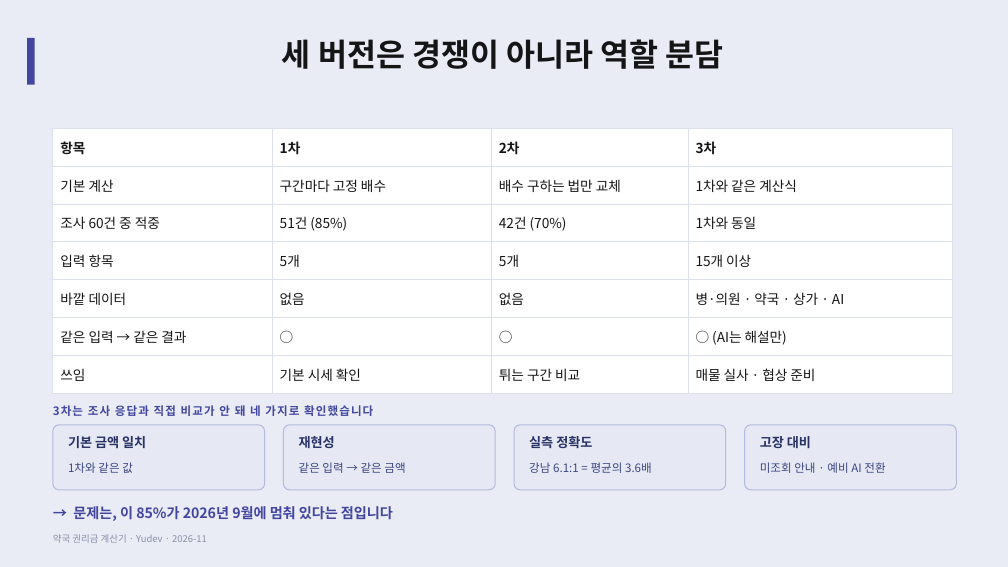
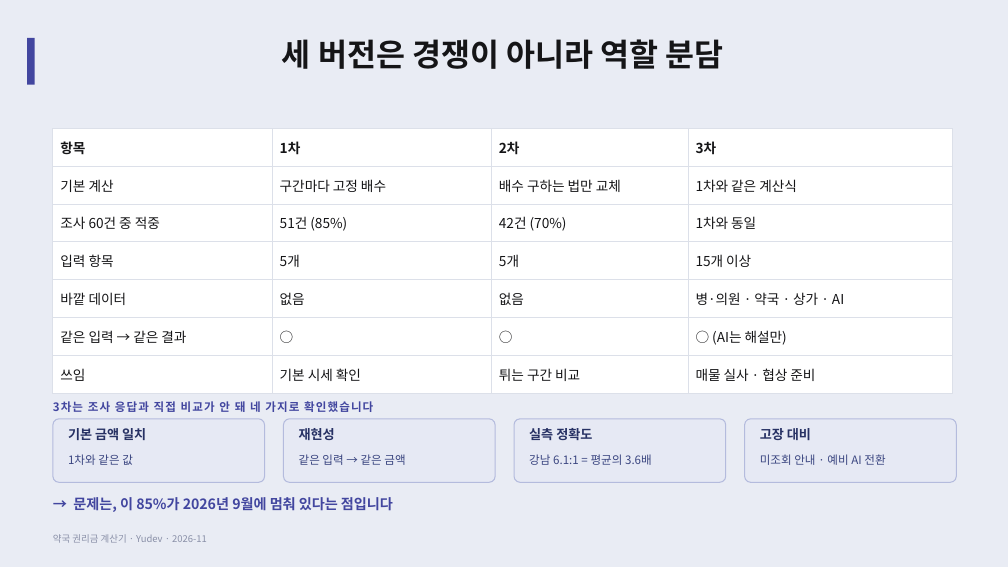
Before and after one commit to YUSEONCHUN/calculating, a slide deck: slide 20 of doc/slides/권리금계산기_프로젝트.pptx. Drawn at 1008x567 pixels with LibreOffice and Linux fonts; fonts in the diff are those of the drawing. Boxes give left, top, right and bottom in pixels: in the first picture for what was removed or moved away, otherwise in the second. Text is boxed around its words. In the diff, an @@ line names an element or a change of style, - is before the commit and + after.

```diff
--- a/doc/slides/권리금계산기_프로젝트.pptx
+++ b/doc/slides/권리금계산기_프로젝트.pptx
@@ 4 rounded rectangles, 1 text moved together from (x1=53, y1=405, x2=957, y2=490) to (x1=53, y1=401, x2=957, y2=482) @@
@@ proportions changed in 4 elements at (x1=53, y1=419, x2=265, y2=482), (x1=284, y1=419, x2=495, y2=482), (x1=514, y1=419, x2=726, y2=482), (x1=745, y1=419, x2=957, y2=482) @@
@@ 9 texts moved together from (x1=68, y1=436, x2=885, y2=521) to (x1=68, y1=428, x2=885, y2=512) @@
```
Also in this commit, not shown: 6 other slides changed, 3 other files.
